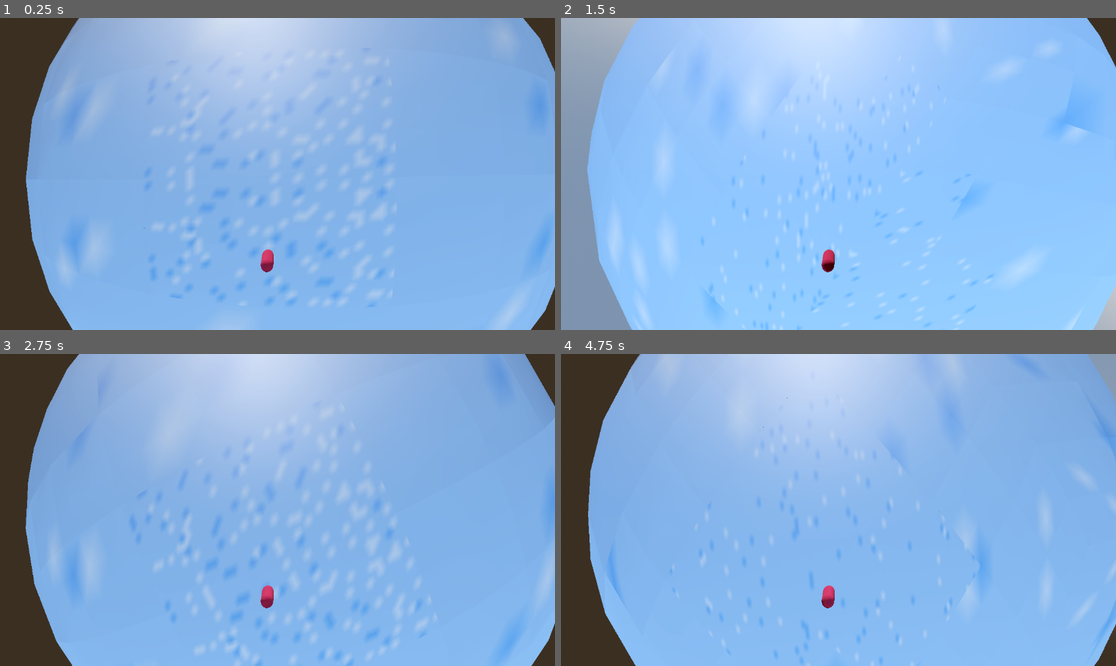
Above: before the commit, frames 1-4 (two rows, left to right).
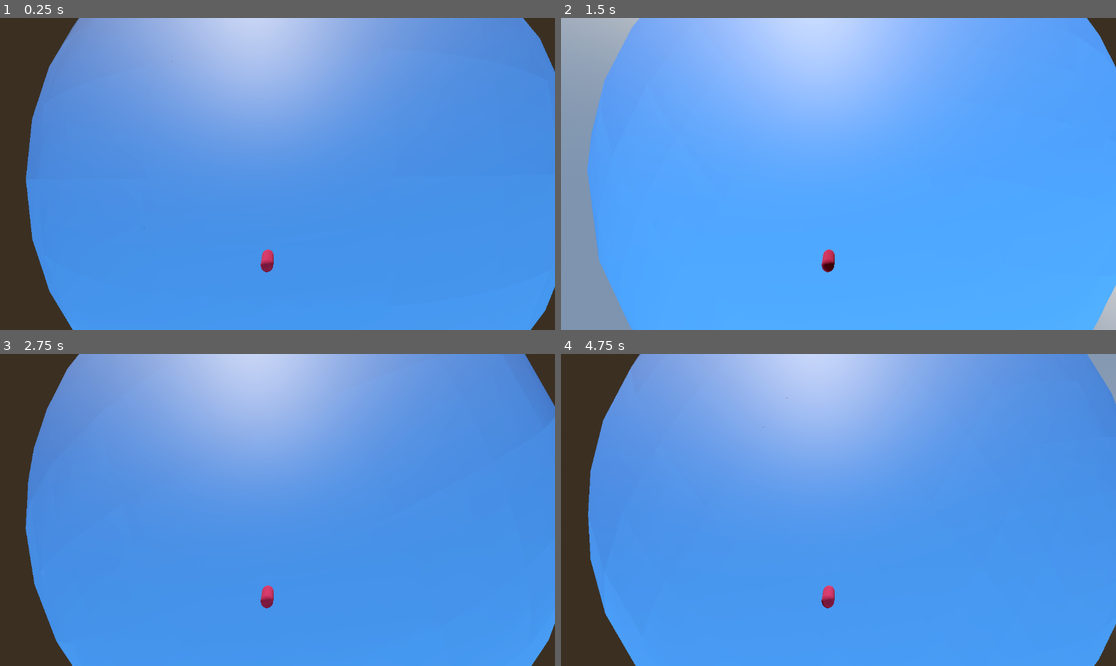
Above: after the commit, the same moments.

Repository: stefsdev/ProcPlanetLOD
Game: Godot game, scene res://game_world.tscn
The game is run twice, just before and just after one commit, with the same random seed, the same clock (stepped at 60 frames per second) and the same inputs. The project has no main scene, so this scene is started directly.
Inputs:
- Up to frame 1 (0.25 s): no input
- Up to frame 2 (1.5 s): tap Enter at 0.5 s; hold D 0.53-1.28 s; hold Shift 0.53-1.28 s; tap Space at 0.77, 1.25 s; hold S from 1.28 s (still down); tap Shift at 1.35 s
- Up to frame 3 (2.75 s): tap Space at 1.52 s; tap Enter at 2 s; release S at 2.03 s; hold D from 2.03 s (still down); hold Shift from 2.03 s (still down)
- Up to frame 4 (4.75 s): tap Space at 2.75, 3.02, 3.77, 4.25, 4.52 s; release D at 2.78 s; release Shift at 2.78 s; hold W 2.78-3.53 s; tap Shift at 2.85, 4.35 s; tap Enter at 3.5 s; hold Shift 3.53-4.28 s; hold A from 3.53 s (still down)

The runs differ from the first frame. In frame 1, 82% of the frame differs, in the area x 4-100%, y 0-100%; in frame 2, 86%; in frame 3, 83%; in frame 4, 84%.
Error in both runs: Invalid access to property or key 'position' on a base object of type 'Transform3D'. (res://player.gd:10)

Commit message:
Zwei Fehler behoben: planet_noise-Setter und Farbtabelle am Meeresspiegel
- PlanetData.planet_noise: der Setter rief disconnect fuer Signale auf, die nie
  verbunden waren (Fehlermeldung bei jeder Zuweisung). Jetzt wird nur getrennt
  und verbunden, was nicht schon so ist.
- planet.gdshader: Die Farbtabelle wurde wiederholt abgetastet. Bei t = 0 (dem
  Meeresspiegel eines glatten Planeten) mischte die Textur die letzte Farbe der
  Tabelle hinein, das Meer wirkte blassweiss. repeat_disable stellt das ab,
  source_color zeigt die Farben wie im Editor.

Co-Authored-By: Claude Sonnet 5.5 <noreply@anthropic.com>

Diff:
--- a/quadtreecubeface/PlanetData.gd
+++ b/quadtreecubeface/PlanetData.gd
@@ -43,12 +43,12 @@
 
 @export var planet_noise: Array = [] :
 	set(val):
+		for n in planet_noise:  # Disconnect the old resource signals if they exist
+			if n and n.changed.is_connected(_on_resource_changed):
+				n.changed.disconnect(_on_resource_changed)
 		planet_noise = val
-		for n in planet_noise:
-			if n:  # Disconnect the old resource signal if it exists
-				n.changed.disconnect(_on_resource_changed)
-
-			if n:  # Connect the new resource signal
+		for n in planet_noise:  # Connect the new resource signals
+			if n and not n.changed.is_connected(_on_resource_changed):
 				n.changed.connect(_on_resource_changed)
 
 func _on_resource_changed():
--- a/quadtreecubeface/planet.gdshader
+++ b/quadtreecubeface/planet.gdshader
@@ -2,7 +2,9 @@
 
 uniform float min_height;
 uniform float max_height;
-uniform sampler2D height_color;
+// Ohne repeat_disable mischt die Textur am Rand (t = 0, also dem Meeresspiegel)
+// die letzte Farbe der Tabelle hinein; source_color zeigt die Farben wie im Editor.
+uniform sampler2D height_color : source_color, repeat_disable;
 
 varying float height;
 
